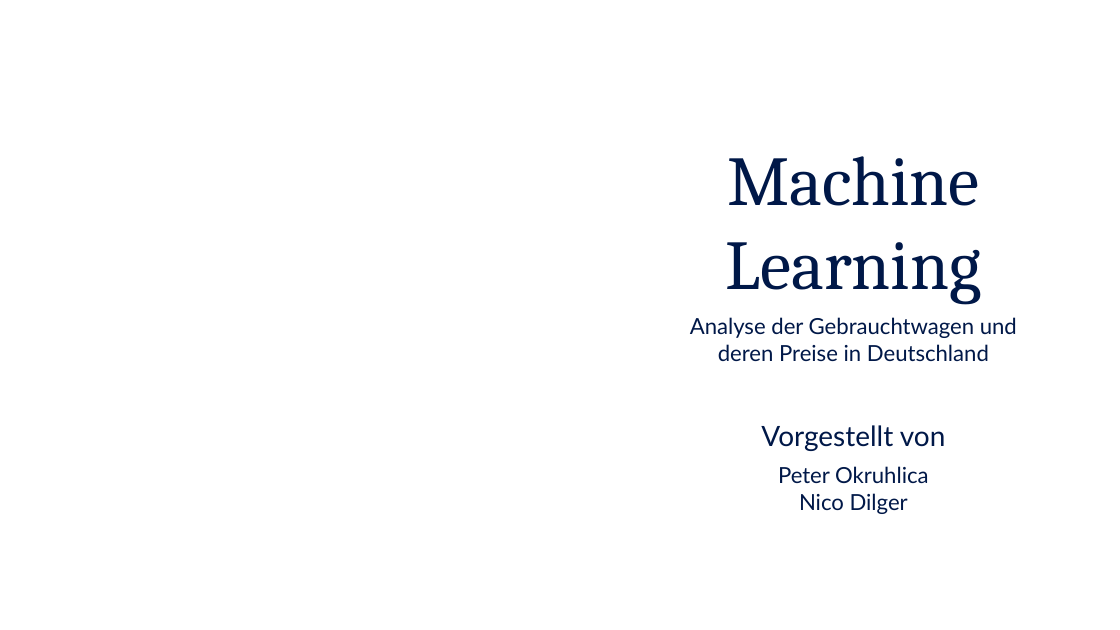
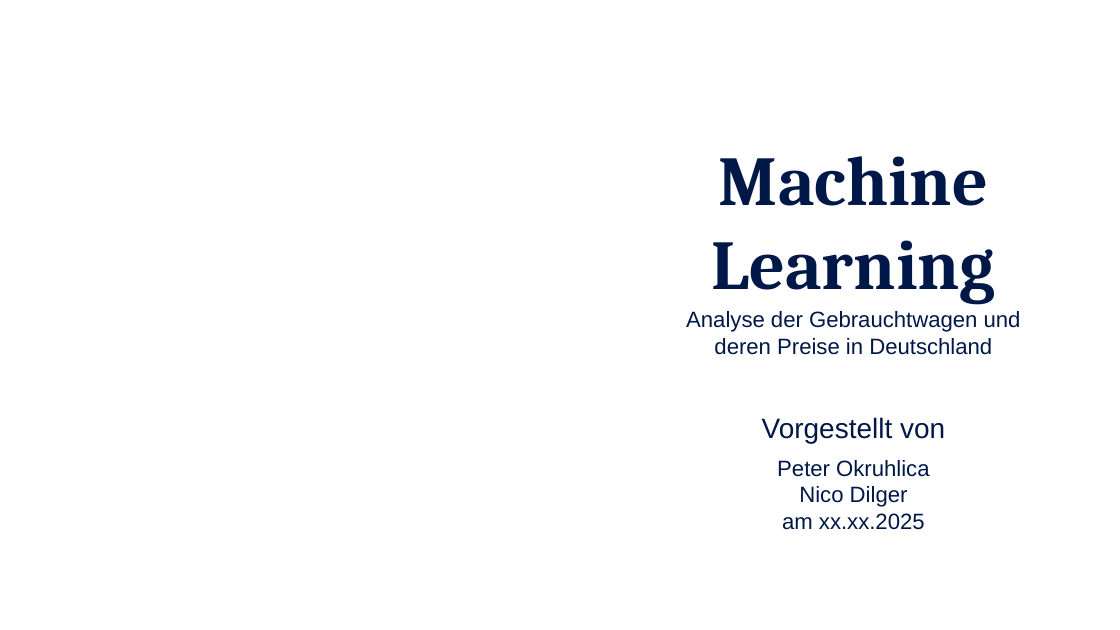
Before and after one commit to Dewin154/Projekt_Machine_Learning, a slide deck: slide 1 of Präsentation_Vorlage.pptx. Drawn at 1120x630 pixels with LibreOffice and Linux fonts; fonts in the diff are those of the drawing; background and template pictures are left out. Boxes give left, top, right and bottom in pixels: in the first picture for what was removed or moved away, otherwise in the second. Text is boxed around its words. In the diff, an @@ line names an element or a change of style, - is before the commit and + after.

```diff
--- a/Präsentation_Vorlage.pptx
+++ b/Präsentation_Vorlage.pptx
@@ text "Machine Learning" at box(711, 156, 995, 304): bold on @@
@@ text at box(686, 311, 1021, 507): font Lato to Arial in "Analyse der Gebrauchtwagen und deren Preise in ...", "Vorgestellt von", "Peter Okruhlica", "Nico Dilger" @@
@@ text at box(782, 513, 925, 530): paragraph added @@
+am xx.xx.2025
```
Also in this commit, not shown: 4 other slides changed, 6 slides added, 1 slide removed, 3 other files.
